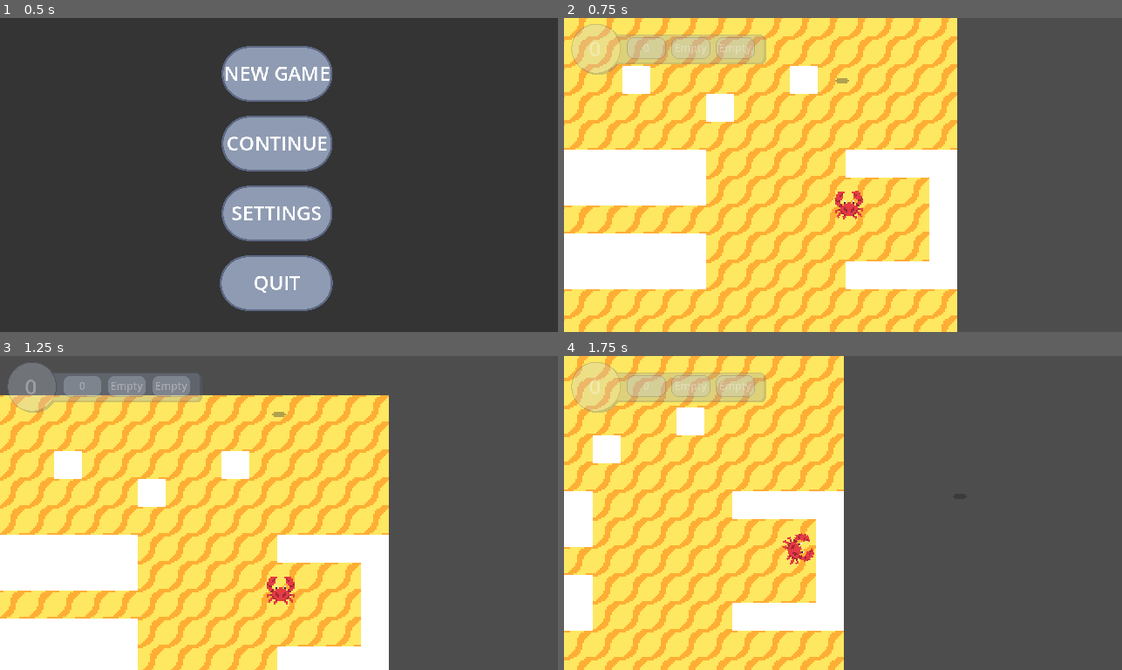
Above: before the commit, frames 1-4 (two rows, left to right).
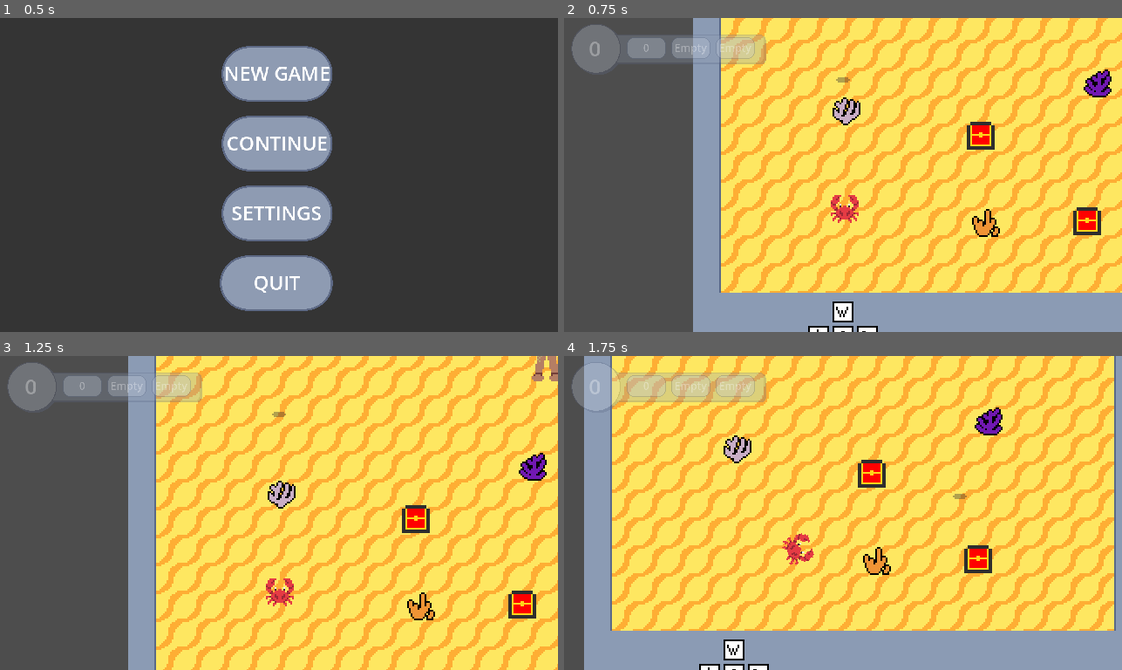
Above: after the commit, the same moments.

Repository: deckerous/crab-x
Game: Godot game, scene res://UI/main_menu.tscn
The game is run twice, just before and just after one commit, with the same random seed, the same clock (stepped at 60 frames per second) and the same inputs. The project has no main scene, so this scene is started directly.
Inputs (mouse positions are in pixels of both pictures, inside the frame that each line leads up to):
- Up to frame 1 (0.5 s): no input
- Up to frame 2 (0.75 s): click "New Game" at 0.5 s
- Up to frame 3 (1.25 s): no input
- Up to frame 4 (1.75 s): move the mouse to (965, 497) at 1.27 s; hold D (move_right) from 1.28 s (still down); tap 1 (empty) at 1.35 s

Frame 1 is identical in both runs. In frame 2, 84% of the frame differs, in the area x 0-100%, y 0-100%; in frame 3, 81%; in frame 4, 86%.

Commit message:
pause, gameover, main menu scene integrated (Issue with collecting weapons)

Diff:
--- a/Player/Scripts/player.gd
+++ b/Player/Scripts/player.gd
@@ -137,6 +137,7 @@
 	rich_text_label.text = str(coin_count)
 
 func _game_over() -> void:
+	ui_instance._on_game_over()
 	crosshair.hide()
 
 func add_crabs(num: int) -> void:
--- a/UI/main_menu.gd
+++ b/UI/main_menu.gd
@@ -1,7 +1,7 @@
 extends CanvasLayer
 
 
-@onready var background = $main_menu_scene_background
+@onready var background = $main_menu_screen_background
 @onready var new_game_button = $new_game_button
 @onready var continue_button = $continue_button
 @onready var settings_button = $settings_button
@@ -12,7 +12,7 @@
 
 func _on_new_game_button_pressed():
 	print("New game button pressed")
-	get_tree().change_scene_to_file("res://Player/Scenes/navigation_test.tscn") # TODO: replace with actual game scene
+	get_tree().change_scene_to_file("res://Levels/Tutorial/tutorial.tscn") # TODO: replace with actual game scene
 
 func _on_continue_button_pressed():
 	print("Continue button pressed")
--- a/UI/ui.gd
+++ b/UI/ui.gd
@@ -1,7 +1,6 @@
 extends CanvasLayer
 
 class_name ui
-signal game_started
 
 # TODO: Connect to actual values
 var total_coins = 0
@@ -48,12 +47,10 @@
 	item_label.text = equipped_item
 	weapon_label.text = equipped_weapon
 
-
-
 func _on_game_over():
 	during_game_screen.visible = false
 	end_of_game_screen.visible = true
-	$end_of_game_screen/end_of_game_score_display/score_output.text = "%d" % game_score
+	# $end_of_game_screen/end_of_game_score_display/score_output.text = "%d" % game_score
 	# TODO: Implement way to quit
 
 func _on_resume_button_pressed():
@@ -61,7 +58,6 @@
 
 func _on_restart_button_pressed():
 	get_tree().reload_current_scene()  # Restart the game
-	toggle_pause_menu() # Close the pause menu
 
 func _on_quit_button_pressed():
 	get_tree().paused = false
@@ -70,6 +66,7 @@
 
 func toggle_pause_menu():
 	get_tree().paused = not get_tree().paused
+	during_game_screen.visible = not during_game_screen.visible
 	pause_menu_screen.visible = get_tree().paused
 	pause_background.visible = get_tree().paused
 
--- a/UI/ui.tscn
+++ b/UI/ui.tscn
@@ -259,7 +259,6 @@
 uppercase = true
 
 [connection signal="pressed" from="end_of_game_screen/restart_button" to="." method="_on_restart_button_pressed"]
-[connection signal="pressed" from="end_of_game_screen/quit_button" to="." method="_on_restart_button_pressed"]
 [connection signal="pressed" from="end_of_game_screen/quit_button" to="." method="_on_quit_button_pressed"]
 [connection signal="pressed" from="pause_menu/pause_screen/resume_button" to="." method="_on_resume_button_pressed"]
 [connection signal="pressed" from="pause_menu/pause_screen/settings_button" to="." method="_on_settings_button_pressed"]
